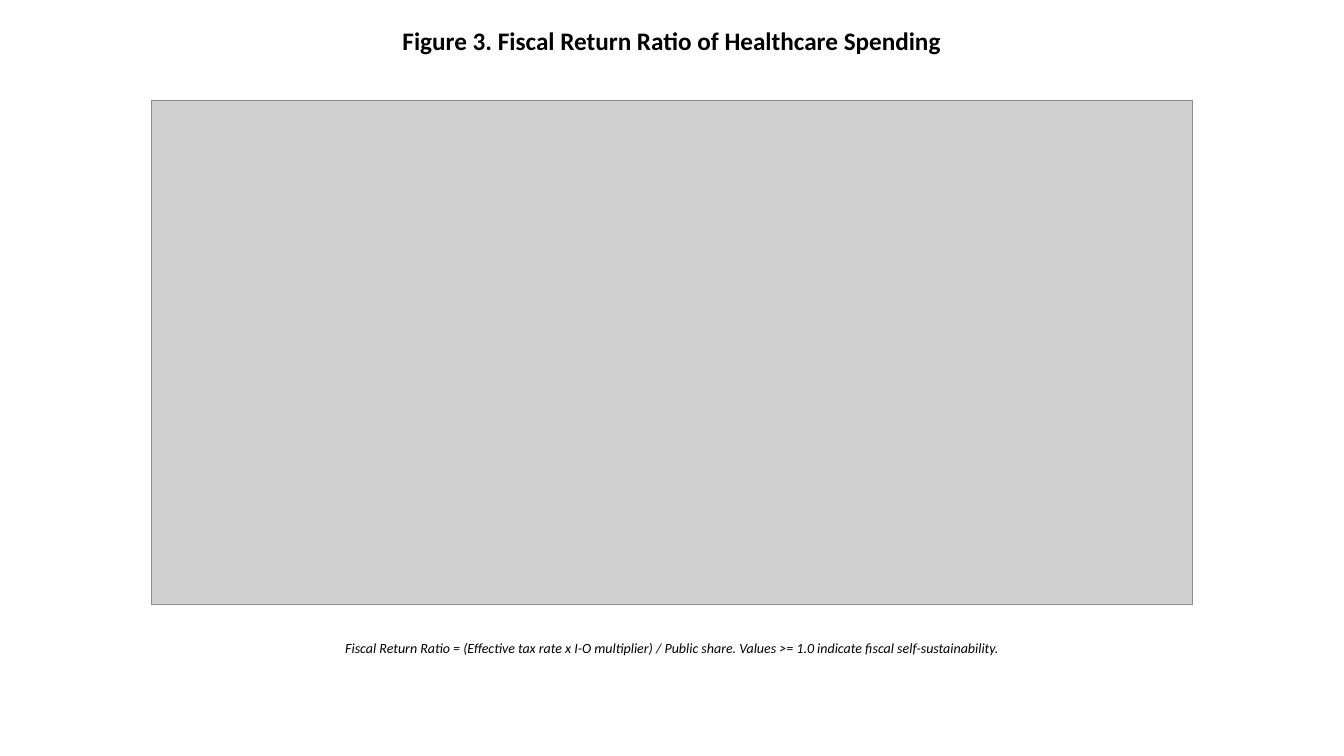
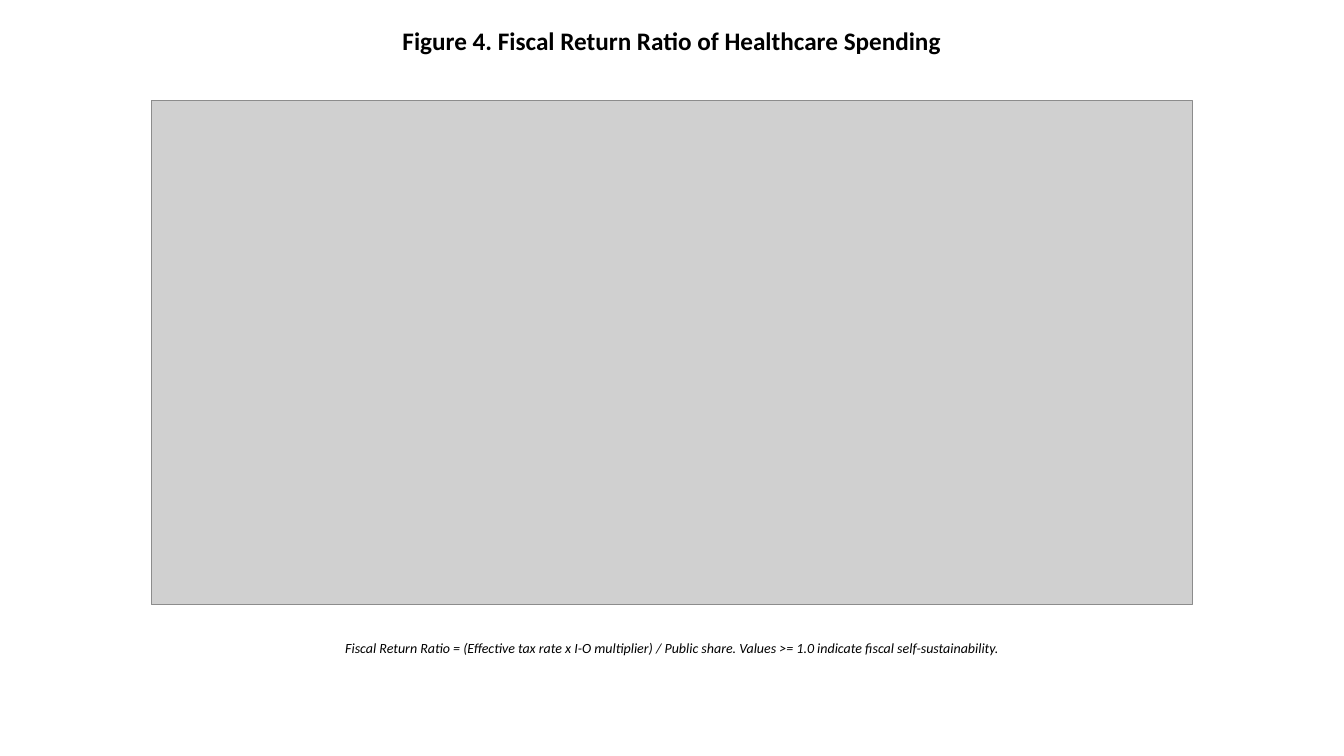
Before and after one commit to bougtoir/kotha-rct-decomposition, a slide deck: slide 4 of healthcare_economic_effect/output/pptx/Healthcare_Economic_Effect_Figures_EN.pptx (slide 3 before the commit). Drawn at 1344x756 pixels with LibreOffice and Linux fonts; fonts in the diff are those of the drawing; grey boxes stand for pictures. Boxes give left, top, right and bottom in pixels: in the first picture for what was removed or moved away, otherwise in the second. Text is boxed around its words. In the diff, an @@ line names an element or a change of style, - is before the commit and + after.

```diff
--- a/healthcare_economic_effect/output/pptx/Healthcare_Economic_Effect_Figures_EN.pptx
+++ b/healthcare_economic_effect/output/pptx/Healthcare_Economic_Effect_Figures_EN.pptx
@@ text at (x1=402, y1=32, x2=941, y2=55): text changed @@
-Figure 3. Fiscal Return Ratio of Healthcare Spending
+Figure 4. Fiscal Return Ratio of Healthcare Spending
```
Also in this commit, not shown: 4 other slides changed, 18 other files.
